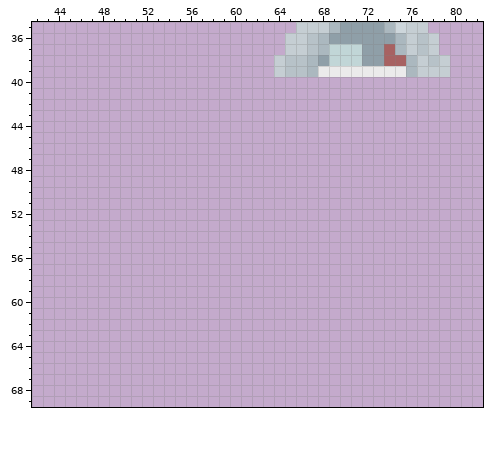
Two states of a pixel-art file, art/tiles.aseprite. The first picture shows the starting point.
128x128 pixels, 1 frame. Colours within 5 levels of each other are drawn and written as one. Shown: x 42..82, y 35..69.
The same view after the edit:
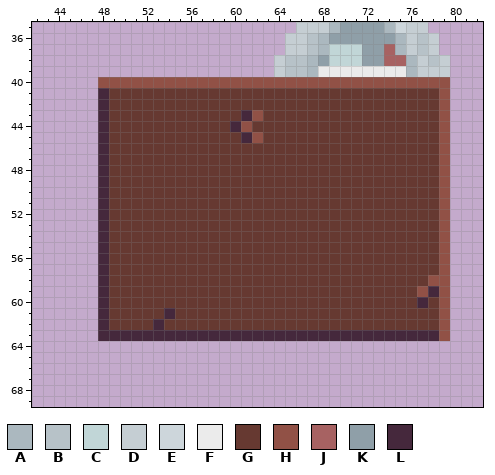
Palette (. is transparent): A #abb8bf  B #b7c2c8  C #c1d6d7  D #c5ced3  E #cdd6db  F #ebebeb  G #663931  H #915146  J #a76262  K #8f9fa8  L #45283c
Diff:
The author put colour G in rows 41 to 42 at x 49 to 78; in row 43 at x 49 to 60 and 63 to 78; in row 44 at x 49 to 59 and 62 to 78; in row 45 at x 49 to 60 and 63 to 78; in rows 46 to 57 at x 49 to 78; in row 58 at x 49 to 77.
The author put colour G in row 59 at x 49 to 76; in row 60 at x 49 to 76 and 78; in row 61 at x 49 to 53 and 55 to 78; in row 62 at x 49 to 52 and 54 to 78.
The author put colour H in row 40 at x 48 to 79; in rows 41 to 42 at x 79; in row 43 at x 62 and 79; in row 44 at x 61 and 79; in row 45 at x 62 and 79; in rows 46 to 57 at x 79.
The author put colour H in row 58 at x 78 to 79; in row 59 at x 77 and 79; in rows 60 to 63 at x 79.
The author put colour L in rows 41 to 42 at x 48; in row 43 at x 48 and 61; in row 44 at x 48 and 60; in row 45 at x 48 and 61; in rows 46 to 58 at x 48; in row 59 at x 48 and 78.
The author put colour L in row 60 at x 48 and 77; in row 61 at x 48 and 54; in row 62 at x 48 and 53; in row 63 at x 48 to 78.
Boxes around the changes in both pictures, in picture pixels (x1, y1, x2, y2):
added: (98, 77, 450, 341)
